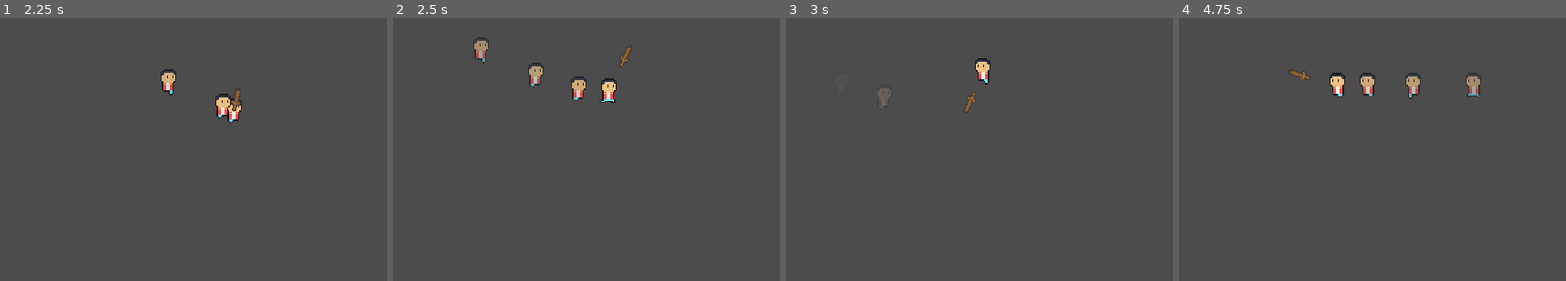
Above: before the commit, frames 1-4 (left to right).
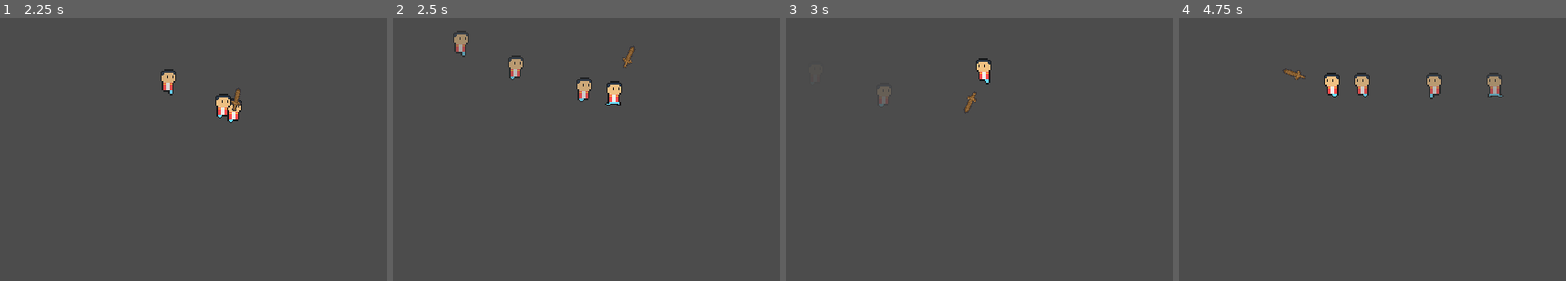
Above: after the commit, the same moments.

Repository: ACanOfHam/Crystale
Game: Godot game, scene res://Scenes/World.tscn
The game is run twice, just before and just after one commit, with the same random seed, the same clock (stepped at 60 frames per second) and the same inputs.
Inputs (mouse positions are in pixels of both pictures, inside the frame that each line leads up to):
- Up to frame 1 (2.25 s): tap Enter at 0.5 s; move the mouse to (348, 67) at 0.52 s; hold D (ui_right) 0.53-1.28 s; click (348, 67) at 0.6 s; move the mouse to (42, 107) at 1.27 s; hold S (ui_down) 1.28-2.03 s; click (42, 107) at 1.35 s; move the mouse to (outside the picture) at 2.02 s; hold D (ui_right) from 2.03 s (still down); tap Shift (dash) at 2.1 s
- Up to frame 2 (2.5 s): keep holding D (ui_right); click (outside the picture) at 2.3 s
- Up to frame 3 (3 s): move the mouse to (936, 170) at 2.77 s; release D (ui_right) at 2.78 s; hold W (ui_up) from 2.78 s (still down); click (936, 170) at 2.85 s
- Up to frame 4 (4.75 s): move the mouse to (outside the picture) at 3.52 s; release W (ui_up) at 3.53 s; hold A (ui_left) from 3.53 s (still down); click (outside the picture) at 3.6 s; move the mouse to (outside the picture) at 4.27 s; tap Shift (dash) at 4.35 s; click (outside the picture) at 4.55 s

Frame 1 is identical in both runs. In frame 2, 2.0% of the frame differs, in the area x 15-63%, y 4-34%; in frame 3, 0.2%; in frame 4, 1.9%.

Commit message:
Completely modular hit boxes and hurt boxes

Diff:
--- a/Scenes/HitBox.tscn
+++ b/Scenes/HitBox.tscn
@@ -3,9 +3,13 @@
 [ext_resource path="res://Scripts/HitBox.gd" type="Script" id=1]
 
 [node name="HitBox" type="Area2D"]
+position = Vector2( 8, 72 )
 collision_layer = 0
-collision_mask = 4
+collision_mask = 8
 script = ExtResource( 1 )
+__meta__ = {
+"_editor_description_": ""
+}
 
 [node name="CollisionShape2D" type="CollisionShape2D" parent="."]
 [connection signal="area_entered" from="." to="." method="_on_HitBox_area_entered"]
--- /dev/null
+++ b/Scenes/HurtBox.gd
@@ -0,0 +1,48 @@
+extends Area2D
+
+var IsUsingSword : bool
+export var DamageNeededToDie : int
+var DamageTaken : int
+var TotalDamageTaken : int
+onready var SwordFrame = get_node("/root/World/Player/Sword/Sprite")
+export var MonsterDamage = 10
+var rng = RandomNumberGenerator.new()
+
+func _on_HurtBox_area_entered(area):
+
+	if IsUsingSword == true and get_parent().has_node("Player"):
+		match SwordFrame.frame:
+				8:
+					DamageTaken = 15 * rng.randf_range(1.0, 1.25)
+				9:
+					DamageTaken = 25 * rng.randf_range(1.0, 1.25)
+				10:
+					DamageTaken = 35 * rng.randf_range(1.0, 1.25)
+				11:
+					DamageTaken = 40 * rng.randf_range(1.0, 1.25)
+				13:
+					DamageTaken = 60 * rng.randf_range(1.0, 1.25)
+	else:
+		DamageTaken = MonsterDamage * rng.randf_range(1.0, 1.25)
+
+
+	TotalDamageTaken = TotalDamageTaken + DamageTaken
+
+	print(TotalDamageTaken)
+
+	if TotalDamageTaken  >= DamageNeededToDie:
+		queue_free()
+
+
+
+
+func Set_Monster_Damage(MonsterDamageToTake):
+	MonsterDamage = MonsterDamageToTake
+
+
+func _on_Sword_Isnt_Using_Sword():
+	IsUsingSword = false
+
+
+func _on_Sword_Is_Using_Sword():
+	IsUsingSword = true
--- a/Scenes/HurtBox.tscn
+++ b/Scenes/HurtBox.tscn
@@ -1,7 +1,11 @@
-[gd_scene format=2]
+[gd_scene load_steps=2 format=2]
+
+[ext_resource path="res://Scenes/HurtBox.gd" type="Script" id=1]
 
 [node name="HurtBox" type="Area2D"]
 collision_layer = 8
 collision_mask = 4
+script = ExtResource( 1 )
 
 [node name="CollisionShape2D" type="CollisionShape2D" parent="."]
+[connection signal="area_entered" from="." to="." method="_on_HurtBox_area_entered"]
--- a/Scenes/Player.tscn
+++ b/Scenes/Player.tscn
@@ -1,7 +1,8 @@
-[gd_scene load_steps=6 format=2]
+[gd_scene load_steps=8 format=2]
 
 [ext_resource path="res://Scripts/Player.gd" type="Script" id=1]
 [ext_resource path="res://ArtWork/spritesheet.png" type="Texture" id=2]
+[ext_resource path="res://Scenes/Sword.tscn" type="PackedScene" id=4]
 
 [sub_resource type="Animation" id=1]
 resource_name = "Idle"
@@ -32,6 +33,44 @@
 }
 
 [sub_resource type="Animation" id=2]
+tracks/0/type = "value"
+tracks/0/path = NodePath(".:rotation_degrees")
+tracks/0/interp = 1
+tracks/0/loop_wrap = true
+tracks/0/imported = false
+tracks/0/enabled = true
+tracks/0/keys = {
+"times": PoolRealArray( 0, 1 ),
+"transitions": PoolRealArray( 1, 1 ),
+"update": 0,
+"values": [ 0.0, -90.0 ]
+}
+tracks/1/type = "value"
+tracks/1/path = NodePath("../Sword:visible")
+tracks/1/interp = 1
+tracks/1/loop_wrap = true
+tracks/1/imported = false
+tracks/1/enabled = true
+tracks/1/keys = {
+"times": PoolRealArray( 0 ),
+"transitions": PoolRealArray( 1 ),
+"update": 1,
+"values": [ false ]
+}
+tracks/2/type = "value"
+tracks/2/path = NodePath("../AnimationPlayer:playback_speed")
+tracks/2/interp = 1
+tracks/2/loop_wrap = true
+tracks/2/imported = false
+tracks/2/enabled = true
+tracks/2/keys = {
+"times": PoolRealArray( 0 ),
+"transitions": PoolRealArray( 1 ),
+"update": 0,
+"values": [ 2.0 ]
+}
+
+[sub_resource type="Animation" id=3]
 resource_name = "Run"
 length = 2.4
 tracks/0/type = "value"
@@ -59,18 +98,20 @@
 "values": [ 4.0 ]
 }
 
-[sub_resource type="RectangleShape2D" id=3]
+[sub_resource type="RectangleShape2D" id=4]
 extents = Vector2( 10.8846, 36.5294 )
 
 [node name="Player" type="KinematicBody2D"]
 collision_layer = 2
 script = ExtResource( 1 )
+Sword = NodePath("Sword")
 
 [node name="AnimationPlayer" type="AnimationPlayer" parent="."]
 root_node = NodePath("../Sprite")
 playback_speed = 0.5
 anims/Idle = SubResource( 1 )
-anims/Run = SubResource( 2 )
+anims/Kill = SubResource( 2 )
+anims/Run = SubResource( 3 )
 
 [node name="Camera2D" type="Camera2D" parent="."]
 current = true
@@ -82,7 +123,7 @@
 drag_margin_bottom = 0.1
 
 [node name="DashTimer" type="Timer" parent="."]
-wait_time = 0.15
+wait_time = 0.2
 one_shot = true
 
 [node name="DashCoolDown" type="Timer" parent="."]
@@ -107,6 +148,8 @@
 [node name="FinalGhost" type="Timer" parent="."]
 wait_time = 0.1
 one_shot = true
+
+[node name="Sword" parent="." instance=ExtResource( 4 )]
 [connection signal="timeout" from="DashTimer" to="." method="_on_DashTimer_timeout"]
 [connection signal="timeout" from="DashCoolDown" to="." method="_on_DashCoolDown_timeout"]
 [connection signal="timeout" from="TimeTillNextGhost" to="." method="_on_TimeTillNextGhost_timeout"]
--- a/Scenes/Sword.tscn
+++ b/Scenes/Sword.tscn
@@ -28,7 +28,7 @@
 tracks/1/imported = false
 tracks/1/enabled = true
 tracks/1/keys = {
-"times": PoolRealArray( 0, 0.2 ),
+"times": PoolRealArray( 0.1, 0.2 ),
 "transitions": PoolRealArray( 1, 1 ),
 "update": 1,
 "values": [ false, true ]
@@ -40,7 +40,7 @@
 tracks/2/imported = false
 tracks/2/enabled = true
 tracks/2/keys = {
-"times": PoolRealArray( 0, 0.4 ),
+"times": PoolRealArray( 0.1, 0.4 ),
 "transitions": PoolRealArray( 1, 1 ),
 "update": 1,
 "values": [ false, true ]
@@ -52,7 +52,7 @@
 tracks/3/imported = false
 tracks/3/enabled = true
 tracks/3/keys = {
-"times": PoolRealArray( 0, 0.6 ),
+"times": PoolRealArray( 0.1, 0.6 ),
 "transitions": PoolRealArray( 1, 1 ),
 "update": 1,
 "values": [ false, true ]
@@ -136,7 +136,7 @@
 tracks/10/imported = false
 tracks/10/enabled = true
 tracks/10/keys = {
-"times": PoolRealArray( 0, 0.1 ),
+"times": PoolRealArray( 0.1, 0.2 ),
 "transitions": PoolRealArray( 1, 1 ),
 "update": 1,
 "values": [ false, true ]
@@ -219,3 +219,7 @@
 root_node = NodePath("../Sprite")
 playback_speed = 6.0
 anims/Attack = SubResource( 2 )
+
+[node name="AttackTimer" type="Timer" parent="."]
+wait_time = 1.5
+one_shot = true
--- a/Scenes/World.tscn
+++ b/Scenes/World.tscn
@@ -1,15 +1,7 @@
-[gd_scene load_steps=3 format=2]
+[gd_scene load_steps=2 format=2]
 
 [ext_resource path="res://Scenes/Player.tscn" type="PackedScene" id=1]
-[ext_resource path="res://Scenes/Sword.tscn" type="PackedScene" id=2]
 
 [node name="World" type="Node2D"]
 
 [node name="Player" parent="." instance=ExtResource( 1 )]
-Sword = NodePath("Sword")
-
-[node name="Sword" parent="Player" instance=ExtResource( 2 )]
-
-[editable path="Player"]
-
-[editable path="Player/Sword"]
--- a/Scripts/HitBox.gd
+++ b/Scripts/HitBox.gd
@@ -1,31 +1,4 @@
 extends Area2D
 
-export var DamageNeededToDie : int
-var DamageTaken : int
-var TotalDamageTaken : int
-onready var SwordFrame = get_node("/root/World/Player/Sword/Sprite")
-export var MonsterDamage = 10
-var rng = RandomNumberGenerator.new()
-
-func _on_HitBox_area_entered(area):
-
-
-	match SwordFrame.frame:
-		8:
-			DamageTaken = 15 * rng.randf_range(1.0, 1.25)
-		9:
-			DamageTaken = 25 * rng.randf_range(1.0, 1.25)
-		10:
-			DamageTaken = 35 * rng.randf_range(1.0, 1.25)
-		11:
-			DamageTaken = 40 * rng.randf_range(1.0, 1.25)
-		13:
-			DamageTaken = 60 * rng.randf_range(1.0, 1.25)
-		_:
-			DamageTaken = MonsterDamage * rng.randf_range(1.0, 1.25)
-
-
-	TotalDamageTaken = TotalDamageTaken + DamageTaken
-
-	if TotalDamageTaken  >= DamageNeededToDie:
-		queue_free()
+onready var HurtBox = get_tree().get_root().get_node("World/HurtBox")
+export(int) var Damage = 10
--- a/Scripts/Player.gd
+++ b/Scripts/Player.gd
@@ -1,19 +1,20 @@
 extends KinematicBody2D
 
 #Movement variables
-var MAX_SPEED = 19000
-var ACCELERATION = MAX_SPEED/4
-const FRICTION = 19000
-var velocity = Vector2.ZERO
-var canDash = true
+var MAX_SPEED : int = 19000
+var ACCELERATION : int  = MAX_SPEED/4
+const FRICTION : int = 19000
+var velocity : Vector2 = Vector2.ZERO
+var canDash : bool = true
 
 #Reference to sword
 export(NodePath) var Sword
 
-var DashMultiplier = 1
+var DashMultiplier : int = 1
 
 #State Machine
 var state
+var CanMove : bool = true
 
 enum {
 	MOVE,
@@ -36,9 +37,8 @@
 
 
 	#Animation Management
-	if Input.is_action_pressed("ui_left") or Input.is_action_pressed("ui_right") or Input.is_action_pressed("ui_up") or Input.is_action_pressed("ui_down"):
+	if Input.is_action_pressed("ui_left") or Input.is_action_pressed("ui_right") or Input.is_action_pressed("ui_up") or Input.is_action_pressed("ui_down") and CanMove == true:
 		state = MOVE
-		$AnimationPlayer.play("Run")
 	else:
 		state = IDLE
 
@@ -58,6 +58,7 @@
 		state = DASH
 
 
+
 #This process is called every physics frame
 func _physics_process(delta):
 	match state:
@@ -67,8 +68,11 @@
 			dash_state()
 		IDLE:
 			idle_state()
+		DEAD:
+			dead_state()
 
 func move_state(delta):
+	$AnimationPlayer.play("Run")
 
 	#Movement
 	var input_vector = Vector2.ZERO
@@ -99,6 +103,9 @@
 		$TimeTillNextGhost.start()
 		$FinalGhost.start()
 
+func dead_state():
+	pass
+
 #How long player dashes
 func _on_DashTimer_timeout():
 	$DashCoolDown.start()
--- a/Scripts/Sword.gd
+++ b/Scripts/Sword.gd
@@ -1,7 +1,17 @@
 extends Area2D
+
+signal Isnt_Using_Sword
+signal Is_Using_Sword
 
 func _process(delta):
 	look_at(get_global_mouse_position())
 
 	if Input.is_action_just_pressed("Attack"):
+		emit_signal("Is_Using_Sword")
+		$AttackTimer.start()
 		$AnimationPlayer.play("Attack")
+
+
+
+func _on_AttackTimer_timeout():
+	emit_signal("Isnt_Using_Sword")
--- a/project.godot
+++ b/project.godot
@@ -69,6 +69,11 @@
 , Object(InputEventKey,"resource_local_to_scene":false,"resource_name":"","device":0,"alt":false,"shift":false,"control":false,"meta":false,"command":false,"pressed":false,"scancode":87,"unicode":0,"echo":false,"script":null)
  ]
 }
+dead={
+"deadzone": 0.5,
+"events": [ Object(InputEventKey,"resource_local_to_scene":false,"resource_name":"","device":0,"alt":false,"shift":false,"control":false,"meta":false,"command":false,"pressed":false,"scancode":76,"unicode":0,"echo":false,"script":null)
+ ]
+}
 
 [layer_names]
 
Not shown: 1 places in Scenes/Player.tscn that only renumber resources
